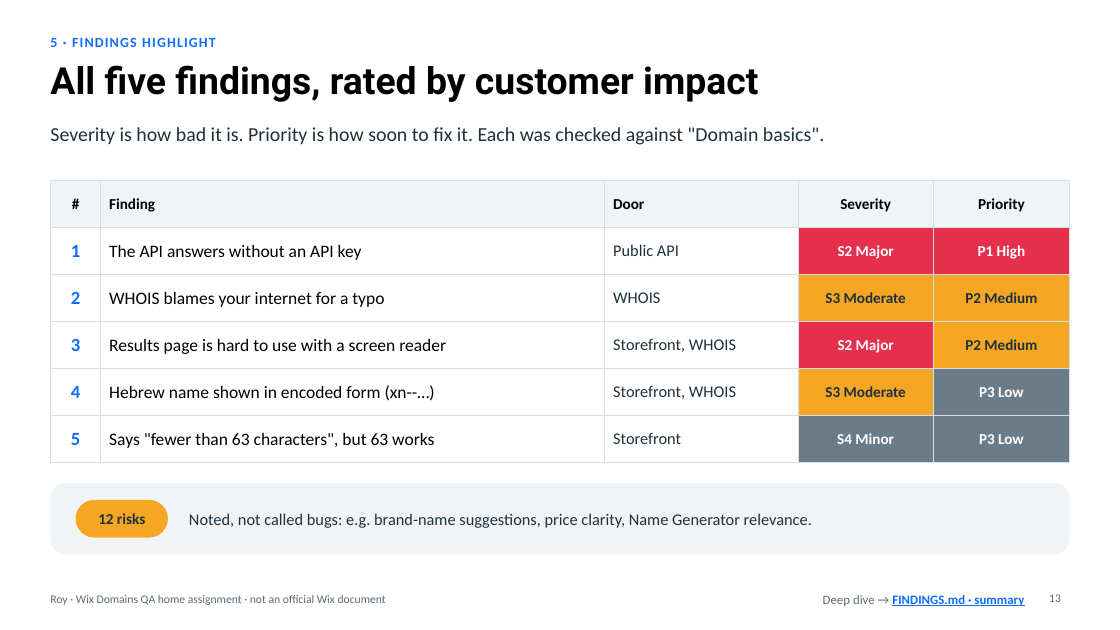
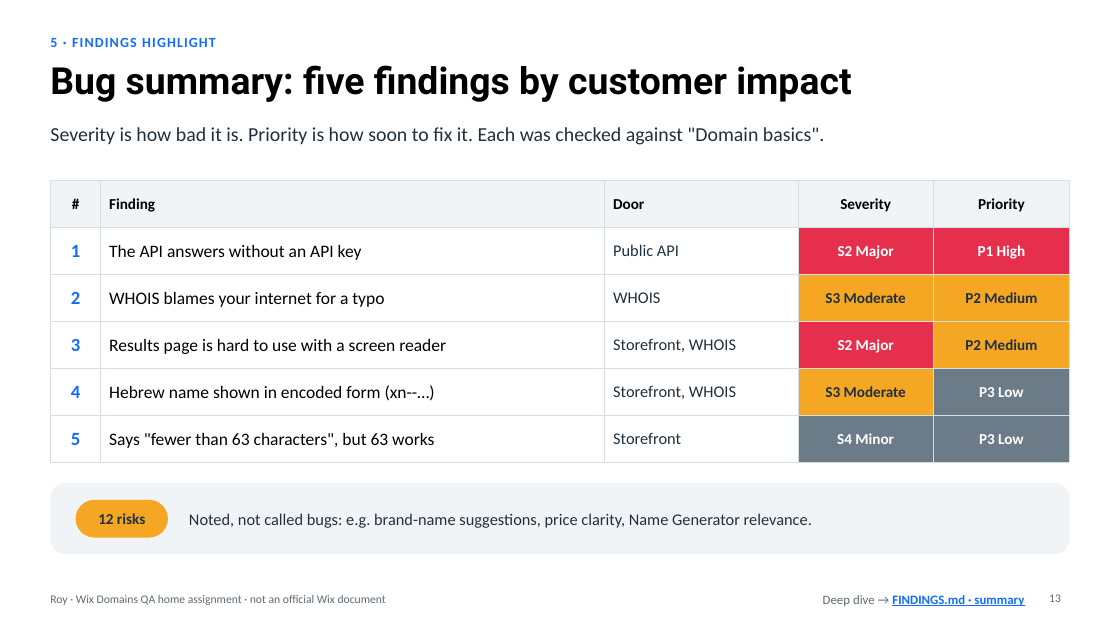
Before and after one commit to kazes5/WixAssignment, a slide deck: slide 13 of presentation/WixDomains_QA.pptx. Drawn at 1120x630 pixels with LibreOffice and Linux fonts; fonts in the diff are those of the drawing. Boxes give left, top, right and bottom in pixels: in the first picture for what was removed or moved away, otherwise in the second. Text is boxed around its words. In the diff, an @@ line names an element or a change of style, - is before the commit and + after.

```diff
--- a/presentation/WixDomains_QA.pptx
+++ b/presentation/WixDomains_QA.pptx
@@ title at (50, 65, 851, 102): text changed @@
-All five findings, rated by customer impact
+Bug summary: five findings by customer impact
```
Also in this commit, not shown: 2 other files.
